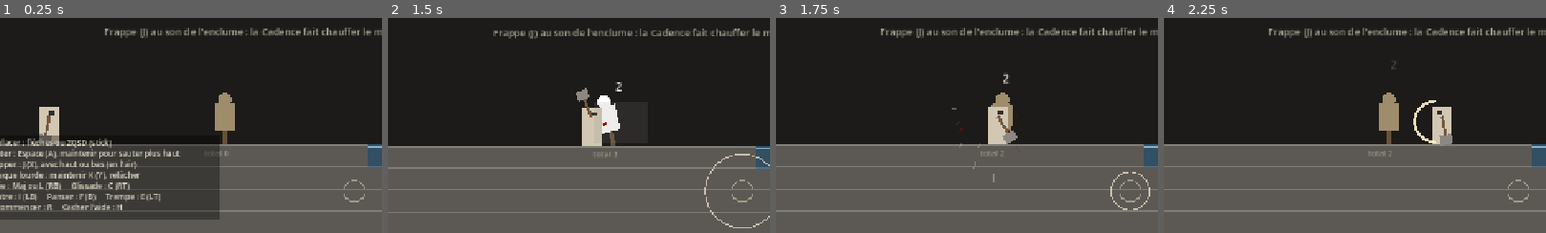
Above: before the commit, frames 1-4 (left to right).
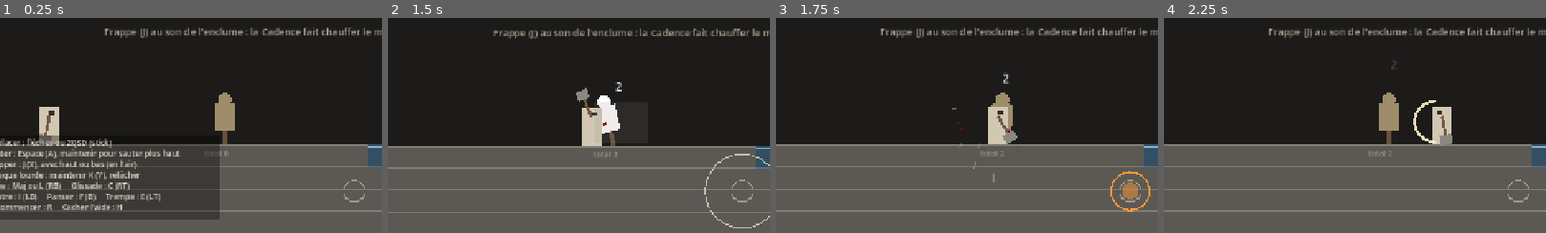
Above: after the commit, the same moments.

Repository: Mazklaus/struggler
Game: Godot game, scene res://scenes/main.tscn
Two runs of this game, one before a commit and one after it. Both use one fixed random seed, a clock stepped at 60 frames per second and the inputs below.
Inputs (mouse positions are % of the whole screen's width and height, from its top left):
- Up to frame 1 (0.25 s): no input
- Up to frame 2 (1.5 s): tap Enter at 0.5 s; move the mouse to (72, 45) at 0.52 s; hold Right (droite) from 0.53 s (still down); tap H (aide) at 0.6 s; click (72, 45) at 0.67 s; tap Space (saut) at 0.77 s; move the mouse to (30, 55) at 1.27 s; tap J (attaque) at 1.35 s
- Up to frame 3 (1.75 s): keep holding Right (droite); tap Space (saut) at 1.52 s
- Up to frame 4 (2.25 s): move the mouse to (60, 28) at 2.02 s; release Right (droite) at 2.03 s; hold Left (gauche) from 2.03 s (still down); tap I (contre) at 2.1 s
The pictures show only the part of the screen within x 4-54%, y 50-100%; the shares and areas given below are measured in that part.

Frames 1-2 are identical in both runs. In frame 3, 0.5% of the frame differs, in the area x 87-98%, y 71-91%; in frame 4, nothing differs.

Commit message:
Élargir la marge de tempo de la Cadence à 0,13 s
Co-Authored-By: Claude Opus 5.5 <noreply@anthropic.com>
Claude-Session: https://claude.ai/code/session_011WbKxAvdkkGsx1nK3JWR83

Diff:
--- a/scripts/player.gd
+++ b/scripts/player.gd
@@ -25,7 +25,7 @@
 
 # --- Cadence -----------------------------------------------------------------
 @export var beat := 0.5               # écart idéal entre deux frappes (secondes)
-@export var tolerance := 0.09         # marge autour du temps idéal
+@export var tolerance := 0.13         # marge autour du temps idéal
 @export var heat_on_hit := 20.0       # Chaleur gagnée par une frappe en cadence qui touche
 @export var heat_on_whiff := 8.0      # ... qui ne touche rien
 @export var heat_break := 12.0        # Chaleur perdue quand on casse le rythme
Not shown, changed: README.md
